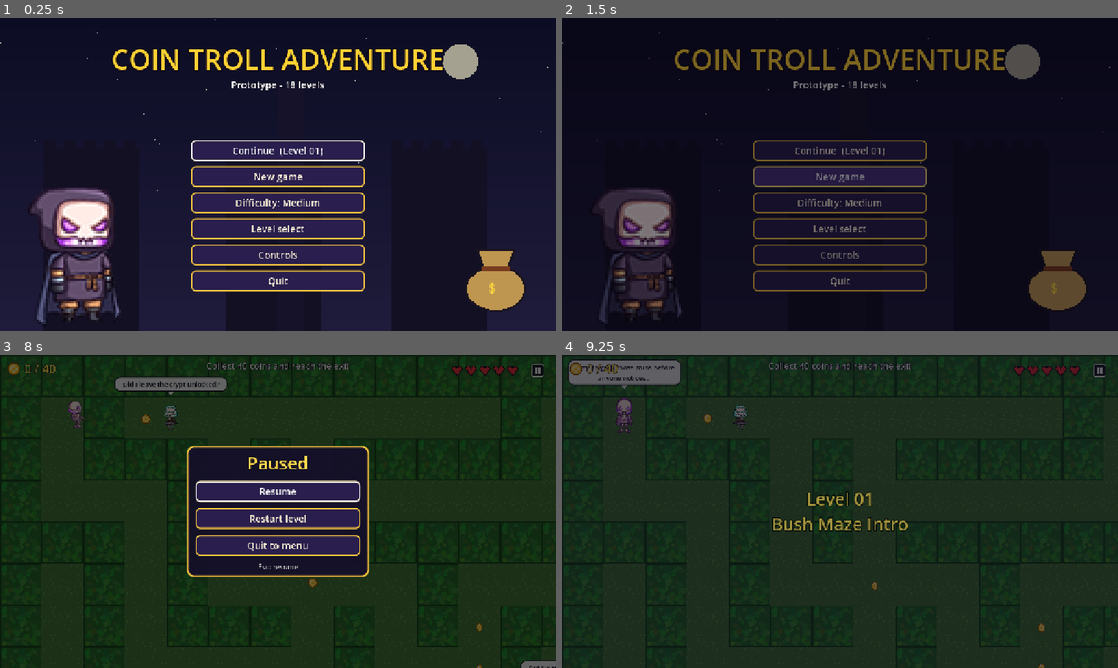
Above: before the commit, frames 1-4 (two rows, left to right).
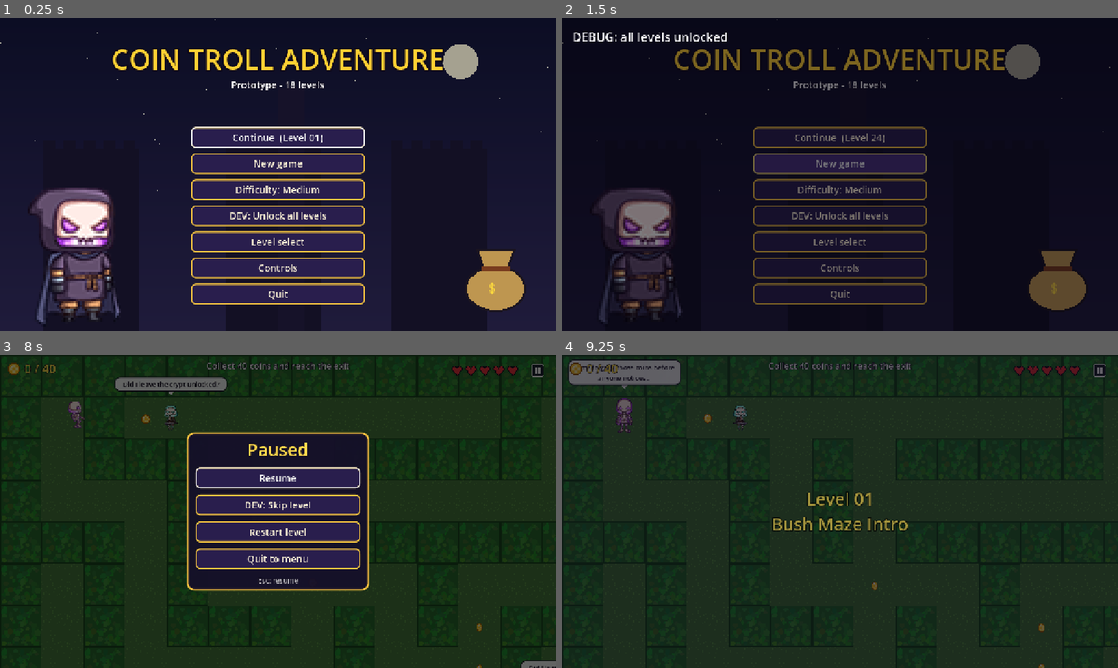
Above: after the commit, the same moments.

Repository: vikram3/CoinTrollAdventureSimplePrototype
Game: Godot game, scene res://scenes/ui/main_menu.tscn
The game is run twice, just before and just after one commit, with the same random seed, the same clock (stepped at 60 frames per second) and the same inputs.
Inputs (mouse positions are in pixels of both pictures, inside the frame that each line leads up to):
- Up to frame 1 (0.25 s): no input
- Up to frame 2 (1.5 s): click (840, 215) at 0.5 s, where only the run after the commit has a clickable "DEV: Unlock all levels"; click "New game" at 1.25 s
- Up to frame 3 (8 s): click "SKIP >>" at 2 s; click "SKIP >>" at 2.75 s; click (539, 370) at 3.5 s; tap Enter (ui_accept) at 4.25 s; move the mouse to (400, 495) at 4.27 s; hold D (move_right) 4.28-5 s; hold J (attack) 4.28-5 s; click (400, 495) at 4.42 s; tap Space (jump) at 4.52, 7.52 s; drag from (166, 527) to (311, 583) at 5.02 s; move the mouse to (333, 442) at 5.77 s; hold A (move_left) 5.78-6.5 s; tap X at 5.85 s; drag from (250, 574) to (144, 417) at 6.52 s; move the mouse to (444, 558) at 7.27 s; hold D (move_right) from 7.28 s (still down); tap Shift at 7.35 s; tap Escape (pause) at 7.9 s
- Up to frame 4 (9.25 s): release D (move_right) at 8 s; click "Restart level" at 8 s; tap Enter (ui_accept) at 8.75 s; drag from (673, 464) to (756, 433) at 8.77 s

The runs differ from the first frame. In frame 1, 11% of the frame differs, in the area x 34-66%, y 34-92%; in frame 2, 6.5%; in frame 3, 11%, in the area x 33-67%, y 24-76%; in frame 4, nothing differs.

Commit message:
Add temporary DEV buttons: skip level (pause menu) and unlock all levels (main menu)
Gated by GameState.DEV_TOOLS so they can be removed easily before release.

Co-Authored-By: Claude Haiku 5.5 <noreply@anthropic.com>
Claude-Session: https://claude.ai/code/session_01LSyMjUD4EEFFUAorwC4Q2M

Diff:
--- a/scripts/autoload/game_state.gd
+++ b/scripts/autoload/game_state.gd
@@ -8,6 +8,9 @@
 const SAVE_PATH := "user://coin_troll_levels.cfg"
 const MAIN_MENU_SCENE := "res://scenes/ui/main_menu.tscn"
 const CINEMATIC_SCENE := "res://scenes/cinematics/cinematic.tscn"
+## TEMPORARY dev buttons (touch/mobile testing): "DEV: Skip level" in the pause menu and
+## "DEV: Unlock all levels" in the main menu. Set to false, or delete the buttons, before release.
+const DEV_TOOLS := true
 
 var current_level: int = 1
 var coins: int = 0
@@ -259,7 +262,7 @@
 func debug_skip_level() -> void:
 	var level := get_tree().get_first_node_in_group("level") as Level
 	if level == null or level.finished:
-		_debug_toast("F3 only works inside a level")
+		_debug_toast("skip only works inside a level")
 		return
 	_debug_toast("skipping level %d" % current_level)
 	level.finished = true
--- a/scripts/ui/main_menu.gd
+++ b/scripts/ui/main_menu.gd
@@ -49,7 +49,25 @@
 	main_buttons.add_child(_difficulty_button)
 	main_buttons.move_child(_difficulty_button, select_button.get_index())
 	_refresh_difficulty_button()
+	if GameState.DEV_TOOLS:
+		_add_dev_unlock_button()
 	continue_button.grab_focus()
+
+
+## TEMPORARY dev button: unlocks every level and rebuilds the menu (see GameState.DEV_TOOLS).
+func _add_dev_unlock_button() -> void:
+	var unlock := Button.new()
+	unlock.name = "DevUnlockButton"
+	unlock.text = "DEV: Unlock all levels"
+	unlock.pressed.connect(_on_dev_unlock_pressed)
+	main_buttons.add_child(unlock)
+	main_buttons.move_child(unlock, select_button.get_index())
+
+
+func _on_dev_unlock_pressed() -> void:
+	Sfx.play("select")
+	GameState.debug_unlock_all()
+	get_tree().reload_current_scene()
 
 
 func _unhandled_input(event: InputEvent) -> void:
--- a/scripts/ui/pause_menu.gd
+++ b/scripts/ui/pause_menu.gd
@@ -12,6 +12,24 @@
 	resume_button.pressed.connect(resume)
 	restart_button.pressed.connect(_on_restart_pressed)
 	quit_button.pressed.connect(_on_quit_pressed)
+	if GameState.DEV_TOOLS:
+		_add_dev_skip_button()
+
+
+## TEMPORARY dev button: completes the current level right away (see GameState.DEV_TOOLS).
+func _add_dev_skip_button() -> void:
+	var skip := Button.new()
+	skip.name = "DevSkipButton"
+	skip.text = "DEV: Skip level"
+	skip.pressed.connect(_on_dev_skip_pressed)
+	var parent := resume_button.get_parent()
+	parent.add_child(skip)
+	parent.move_child(skip, resume_button.get_index() + 1)
+
+
+func _on_dev_skip_pressed() -> void:
+	resume()
+	GameState.debug_skip_level()
 
 
 func _unhandled_input(event: InputEvent) -> void:
